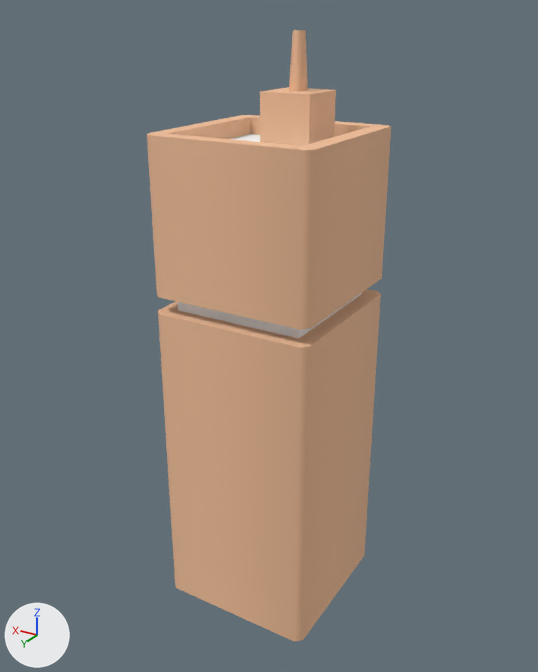
A saved change to the glTF model assets/kenney/citycommercial/low-detail-building-d.glb.
The view is the same before and after, from a camera (50 mm lens) standing at (-1.067, 1.798, 1.786) and looking at (0.012, 0.001, 0.887). Lighting does not change. The marker at lower left points along +X, +Y and +Z. The older version comes first.

Before the edit, the objects in view are built like this:
```python
me_low_detail_building_d = bpy.data.meshes.new('low-detail-building-d')
me_low_detail_building_d.from_pydata(...)  # 64 vertices, 106 faces; spans x -0.25..0.25, y -0.25..0.25, z 0.0..1.75
me_low_detail_building_d.materials.append(mat_colormap)
ob_low_detail_building_d = bpy.data.objects.new('low-detail-building-d', me_low_detail_building_d)
ob_low_detail_building_d.location = (0.0, 0.0, 0.0)
```
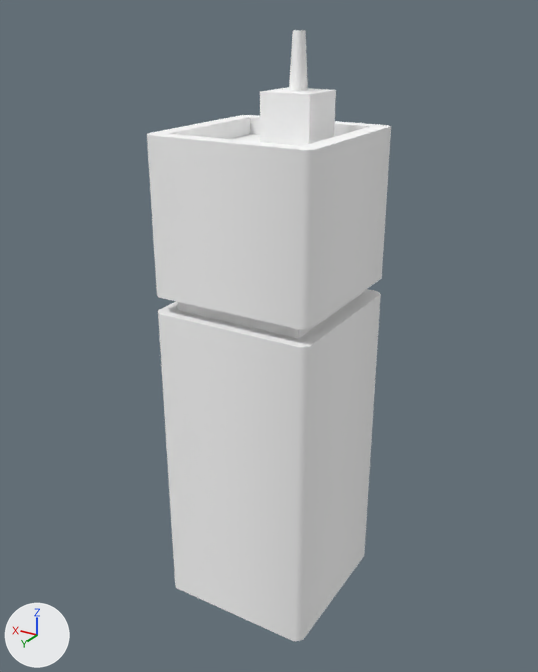
Boxes [x1, y1, x2, y2] around the edits, measured in the pictures (538 x 672 px):
'low-detail-building-d', recoloured (lighter)
    both: [147, 30, 391, 642]

What changed in the scene script:
```text
Add mat_colormap_139:
    mat_colormap_139 = principled_material('colormap.139')
    mat_colormap_139.base_color = (1.0, 1.0, 1.0)  # white #ffffff
    mat_colormap_139.roughness = 1.0
Change me_low_detail_building_d:
    where me_low_detail_building_d.from_pydata(...)  # 64 vertices, 106 faces; spans x -0.25..0.25, y -0.25..0.25, z 0.0..1.75
    remove me_low_detail_building_d.materials.append(mat_colormap)
    add me_low_detail_building_d.materials.append(mat_colormap_139)  # white #ffffff
```
